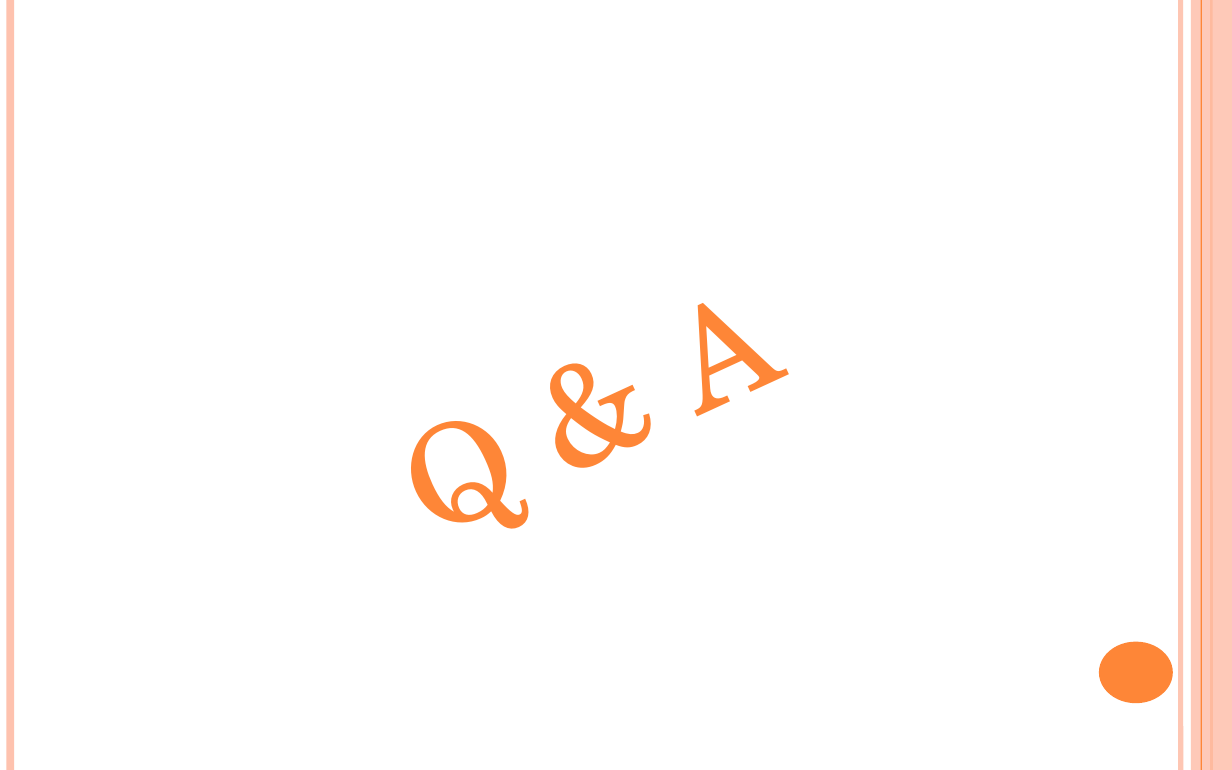
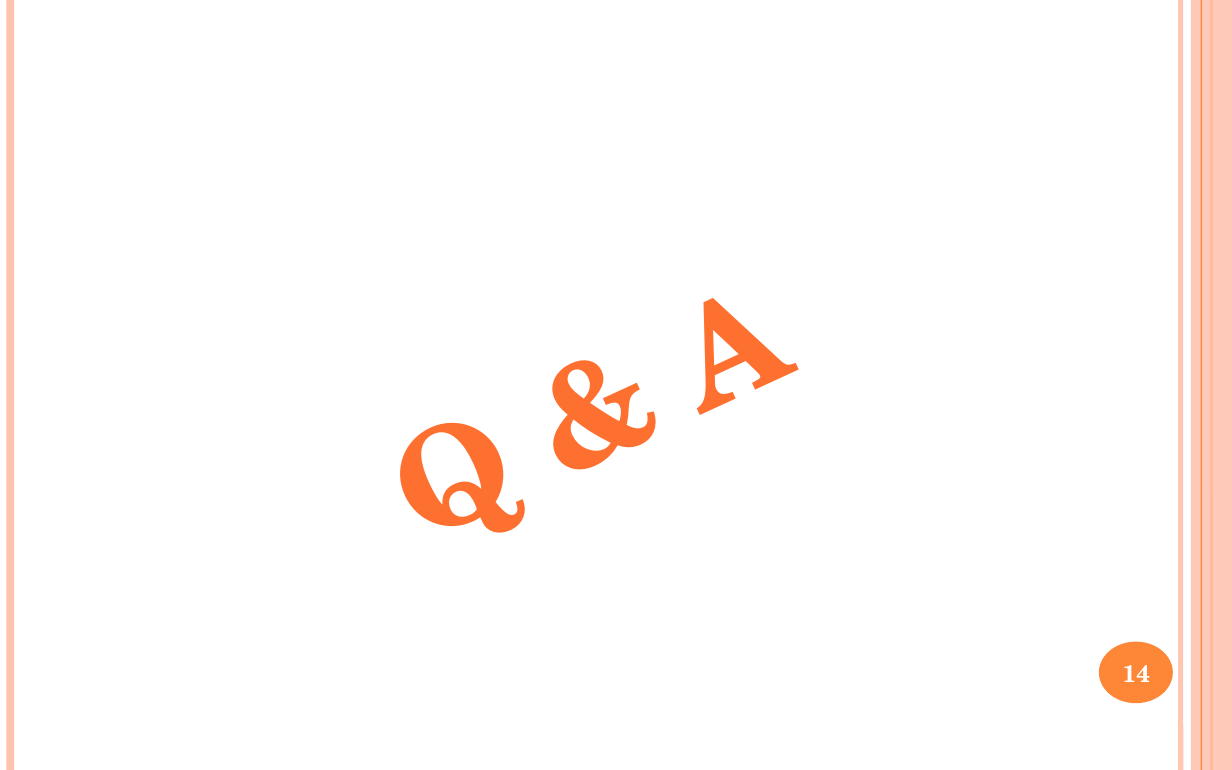
Before and after one commit to yutovsjohan/final_project, a slide deck: slide 14 of ppt.pptx (slide 13 before the commit). Drawn at 1232x770 pixels with LibreOffice and Linux fonts; fonts in the diff are those of the drawing. Boxes give left, top, right and bottom in pixels: in the first picture for what was removed or moved away, otherwise in the second. Text is boxed around its words. In the diff, an @@ line names an element or a change of style, - is before the commit and + after.

```diff
--- a/ppt.pptx
+++ b/ppt.pptx
@@ text "Q & A" at [422, 298, 797, 533]: text colour #FE8637 to gradient #FF8D61 to #FE7131 to #EB6A15 to #CB601A to #C75E1A, bold on @@
@@ page number added at [1123, 665, 1151, 682], 14 pt, text #FFFFFF, bold @@
+14
```
Also in this commit, not shown: 13 other slides changed, 1 slide added.
